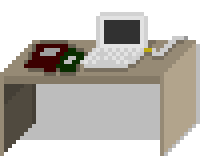
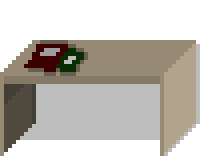
Revision of a layered 200px x 168px image; what changed, layer by layer:
painted on "desk_still_A" over [24, 12, 188, 72]
